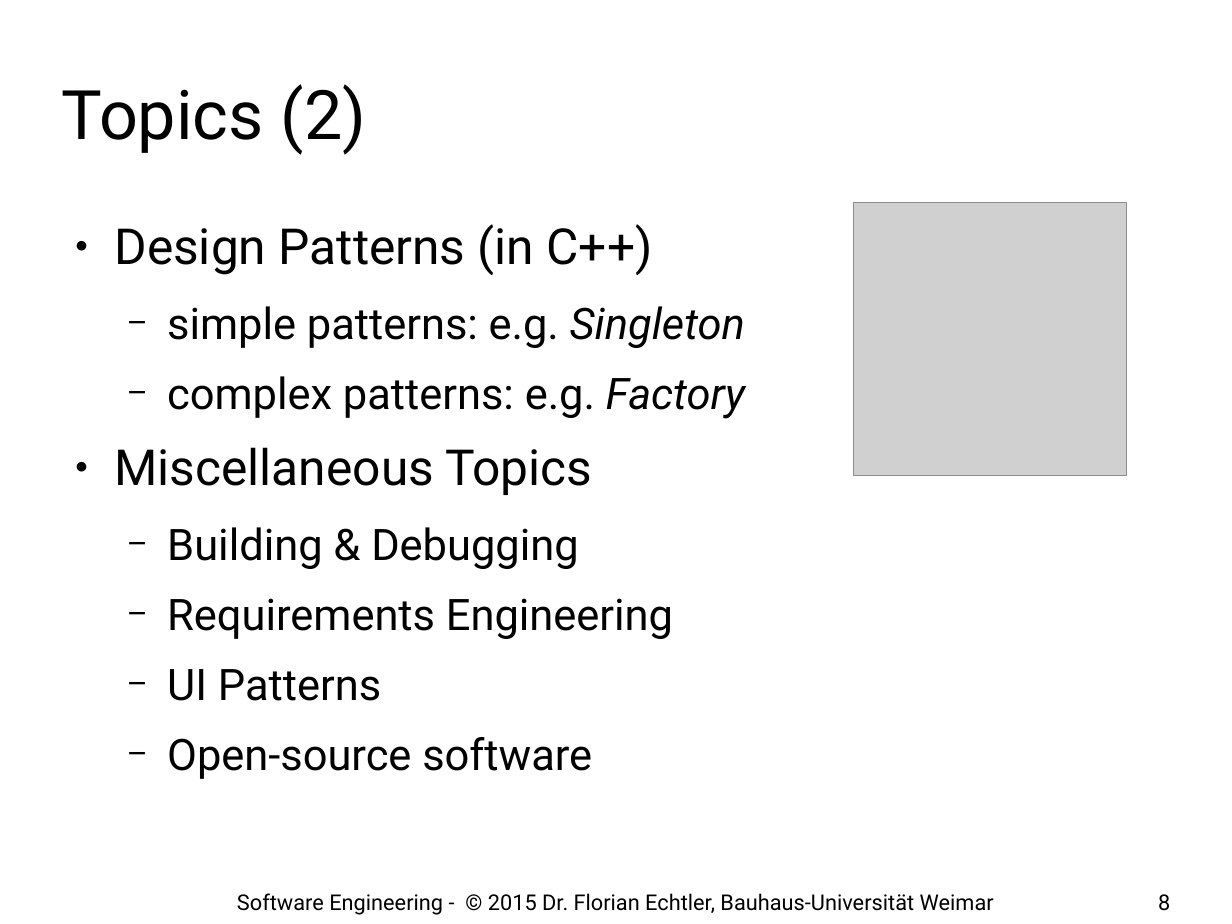
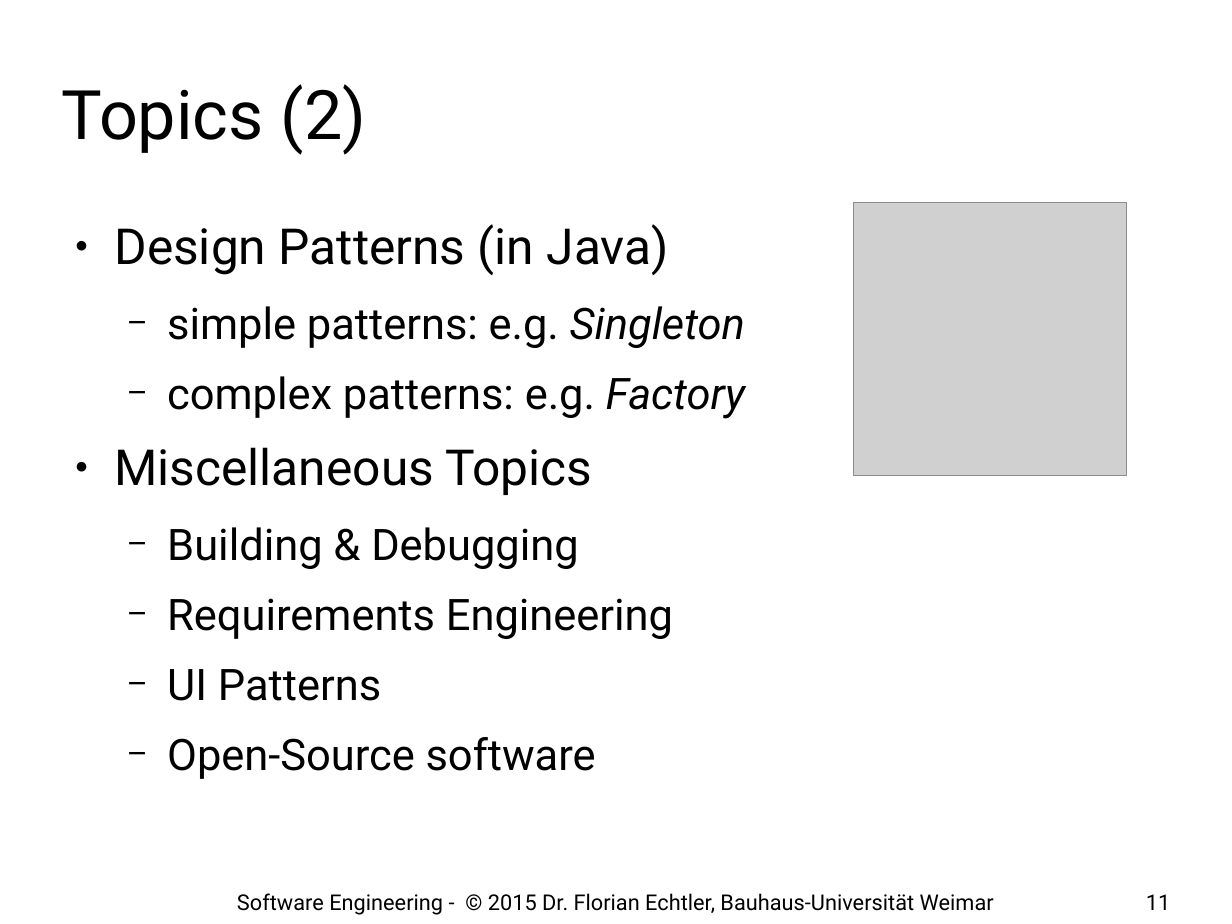
Before and after one commit to floe/software-engineering, a slide deck: slide 11 of 01-introduction.odp (slide 8 before the commit). Drawn at 1232x924 pixels with LibreOffice and Linux fonts; fonts in the diff are those of the drawing; grey boxes stand for pictures; background and template pictures are left out. Boxes give left, top, right and bottom in pixels: in the first picture for what was removed or moved away, otherwise in the second. Text is boxed around its words. In the diff, an @@ line names an element or a change of style, - is before the commit and + after.

```diff
--- a/01-introduction.odp
+++ b/01-introduction.odp
@@ text at [114, 224, 669, 275]: text changed @@
-● Design Patterns (in C++)
+● Design Patterns (in Java)
@@ text at [167, 737, 596, 779]: text changed @@
-  − Open-source software
+  − Open-Source software
@@ page number at [1146, 894, 1170, 910]: text changed @@
-8
+11
```
Also in this commit, not shown: 15 other slides changed, 13 slides added.
